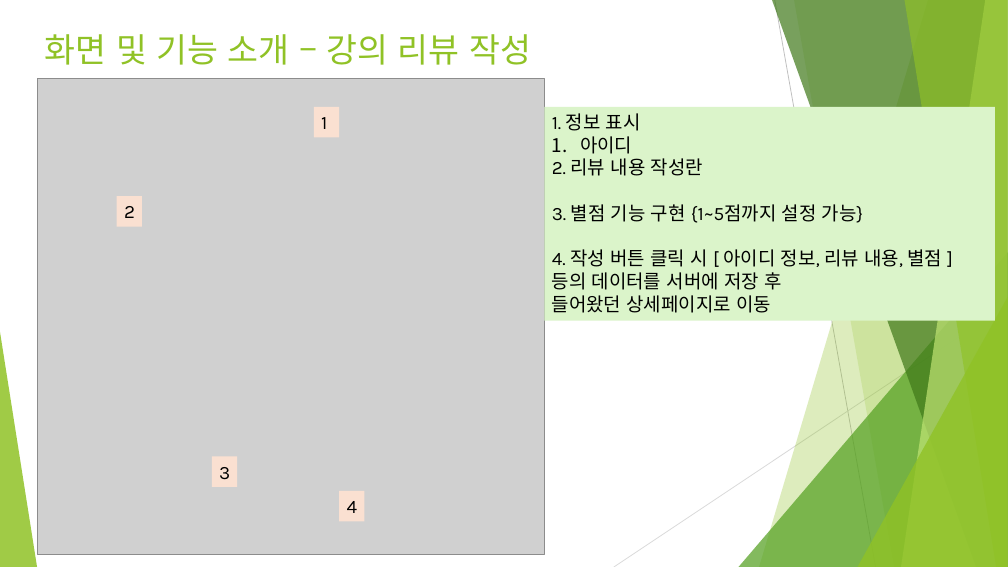
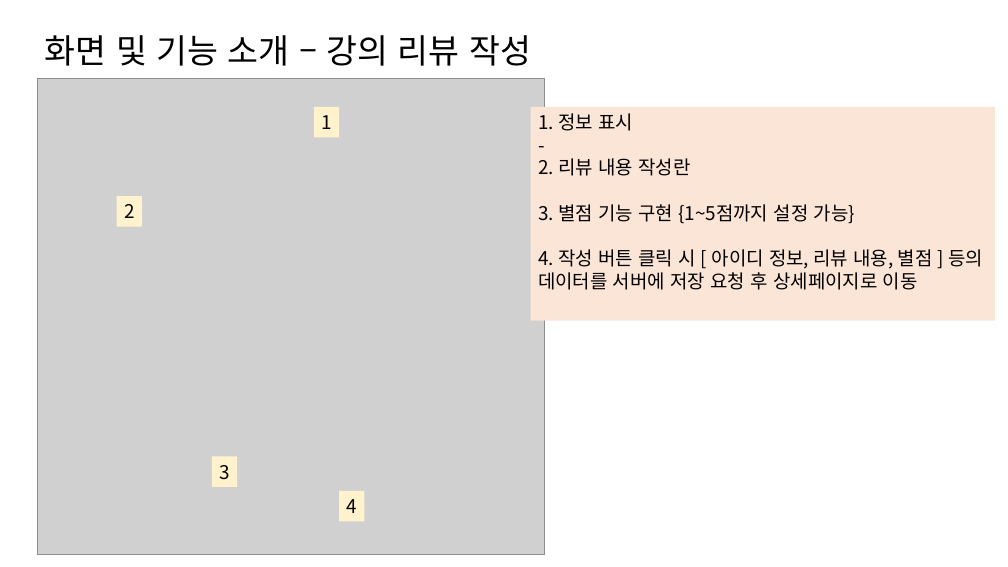
Before and after one commit to NALASAI/SelfIntroduction, a slide deck: slide 27 of 온라인 강의 사이트(BE).pptx. Drawn at 1008x567 pixels with LibreOffice and Linux fonts; fonts in the diff are those of the drawing; grey boxes stand for pictures. Boxes give left, top, right and bottom in pixels: in the first picture for what was removed or moved away, otherwise in the second. Text is boxed around its words. In the diff, an @@ line names an element or a change of style, - is before the commit and + after.

```diff
--- a/온라인 강의 사이트(BE).pptx
+++ b/온라인 강의 사이트(BE).pptx
@@ title "화면 및 기능 소개 – ..." at (45,35,531,66): font Karla to Noto Sans CJK KR, text colour #90C226 to #000000; line spacing 1 to 0.9; vertical alignment top to middle @@
@@ rectangle "1. 정보 표시": place and size @@
-rectangle "1. 정보 표시" at (544,107,995,321)
+rectangle "1. 정보 표시" at (531,107,995,321)
@@ rectangle "1. 정보 표시" at (531,107,995,321): fill #DBF4CA to #FBE5D6 @@
@@ text in rectangle at (538,113,855,224): font Karla to Noto Sans CJK KR in "1. 정보 표시", "2. 리뷰 내용 작성란", "3. 별점 기능 구현 {1~5점까지 설정 가능}" @@
@@ text in rectangle at (580,136,632,154): text changed; font Karla to Noto Sans CJK KR @@
-1. 아이디
+-
@@ text in rectangle at (538,249,983,290): text changed; font Karla to Noto Sans CJK KR @@
-4. 작성 버튼 클릭 시 [ 아이디 정보, 리뷰 내용, 별점 ] 등의 데이터를 서버에 저장 후
-들어왔던 상세페이지로 이동
+4. 작성 버튼 클릭 시 [ 아이디 정보, 리뷰 내용, 별점 ] 등의 데이터를 서버에 저장 요청 후 상세페이지로 이동
@@ group removed at (0,0,1008,567): 5 freeform shapes, 3 triangles, 2 lines @@
@@ font Karla to Noto Sans CJK KR; fill #FAE0D1 to #FFF2CC in 4 elements at (314,107,340,137), (116,197,142,227), (212,457,237,487), (340,491,365,521) @@
```
Also in this commit, not shown: 36 other slides changed, 2 slides added.
